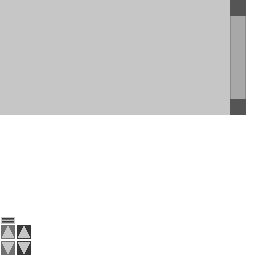
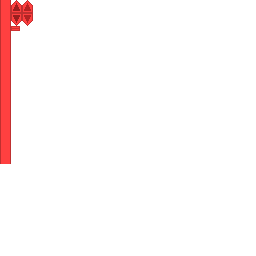
Revision of a layered (256, 256) image; what changed, layer by layer:
hid "Buttons" over (1, 16, 31, 255)
hid "scrollbar" over (230, 0, 246, 115)
added layer "scroll_ribbon" above "view bg" over (0, 0, 33, 164)
hid "view bg" over (0, 0, 246, 115)
